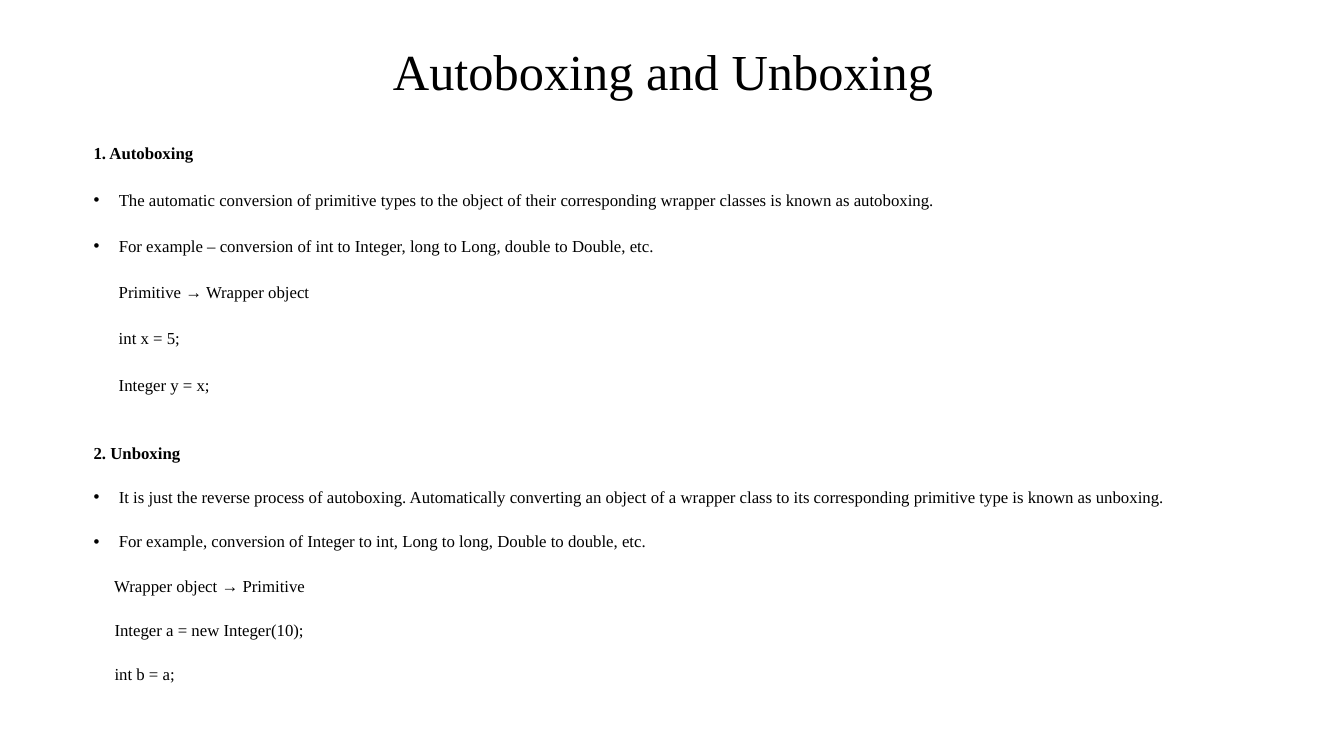
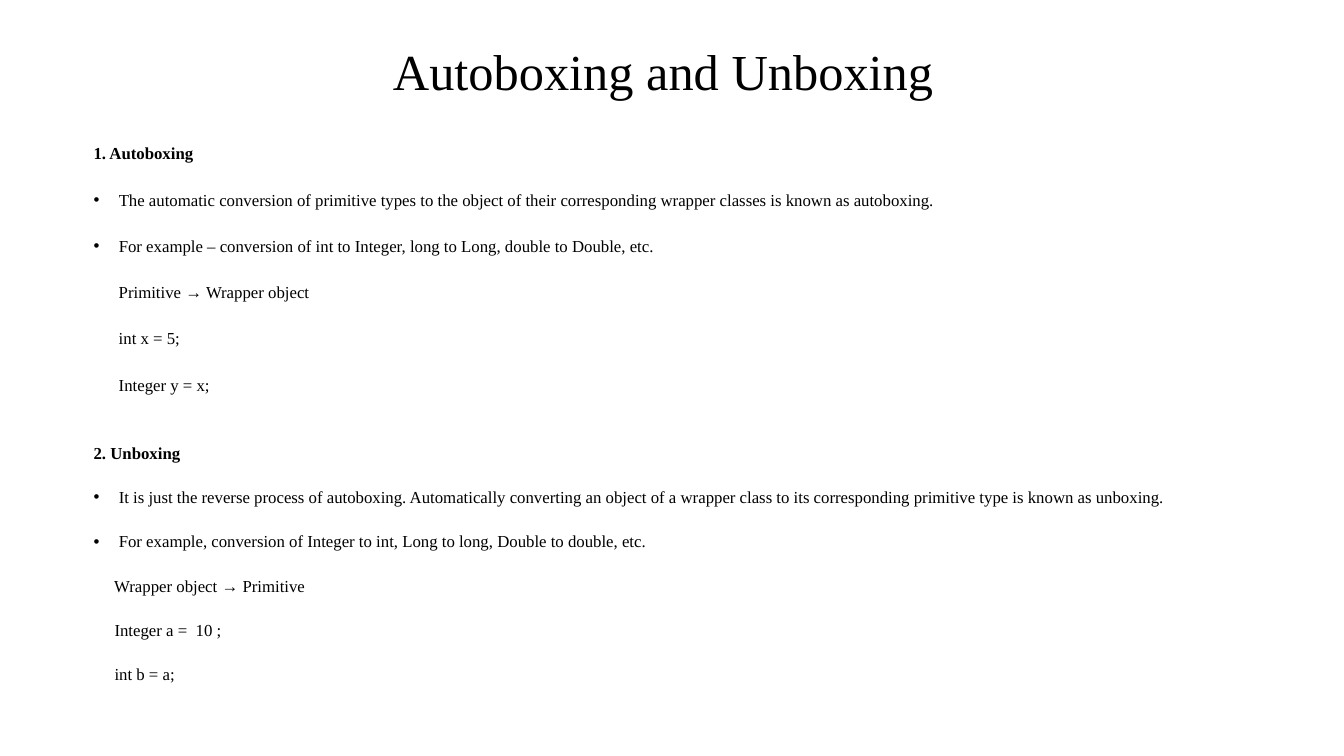
Before and after one commit to MD-494/Java_Programs, a slide deck: slide 4 of Wrapper classes in Java.pptx. Drawn at 1344x756 pixels with LibreOffice and Linux fonts; fonts in the diff are those of the drawing. Boxes give left, top, right and bottom in pixels: in the first picture for what was removed or moved away, otherwise in the second. Text is boxed around its words. In the diff, an @@ line names an element or a change of style, - is before the commit and + after.

```diff
--- a/Wrapper classes in Java.pptx
+++ b/Wrapper classes in Java.pptx
@@ text at (115, 625, 213, 640): text changed @@
-Integer a = new Integer(10);
+Integer a = 10 ;
```
Also in this commit, not shown: 1 other slide changed.
